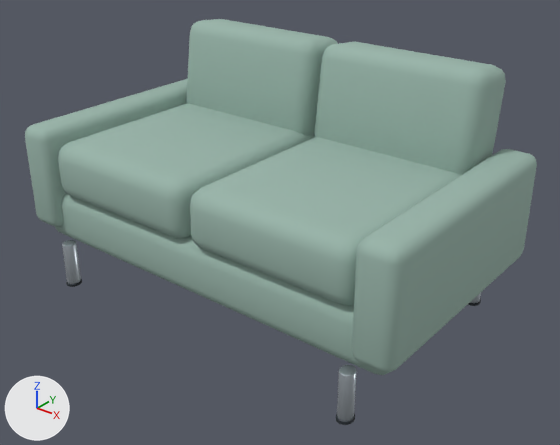
The glTF model public/models/furniture/loveseat.glb: old version first, new version second.
One viewpoint serves both versions: a camera (50 mm lens) standing at (1.481, -1.801, 1.395) and looking at (0.06, -0.024, 0.294). Arrows for +X, +Y and +Z are at lower left; the lights stay in place. The first picture is the older version.

In view in the first picture: 'loveseat'.
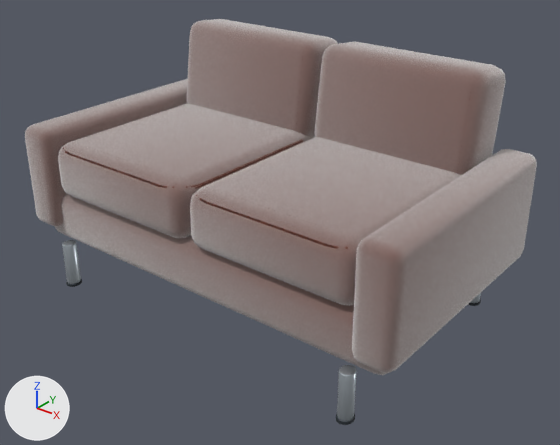
Boxes (x1, y1, x2, y2) around the edits, measured in the pictures (560 x 445 px):
```json
{"object": "loveseat", "change": "surface changed", "before": [25, 19, 537, 375], "after": [25, 19, 537, 375]}
```

Edits to the scene script, one JSON object a line:
```json
{"op": "add", "block": "img_material_chenille_orm", "code": ["img_material_chenille_orm = load_image('material-chenille-orm', '_unpacked/material-chenille-orm', 1024, 1024, 'Non-Color')"]}
{"op": "add", "block": "img_material_chenille_normal", "code": ["img_material_chenille_normal = load_image('material-chenille-normal', '_unpacked/material-chenille-normal', 1024, 1024, 'Non-Color')"]}
{"op": "add", "block": "img_material_chenille_color", "code": ["img_material_chenille_color = load_image('material-chenille-color', '_unpacked/material-chenille-color', 1024, 1024, 'sRGB')"]}
{"block": "mat_upholstery_textured", "change": "nodes: BsdfPrincipled, OutputMaterial"}
{"block": "mat_upholstery_textured", "change": "colours: grey #99b5aa"}
{"block": "mat_upholstery_textured", "change": "nodes: BsdfPrincipled, Mix, NormalMap, OutputMaterial, SeparateColor, TexImage x3"}
{"block": "mat_upholstery_textured", "change": "colours: brown #813f29"}
{"block": "mat_upholstery_textured", "change": "uses the picture img_material_chenille_color"}
{"block": "mat_upholstery_textured", "change": "uses the picture img_material_chenille_normal"}
{"block": "mat_upholstery_textured", "change": "uses the picture img_material_chenille_orm"}
```
